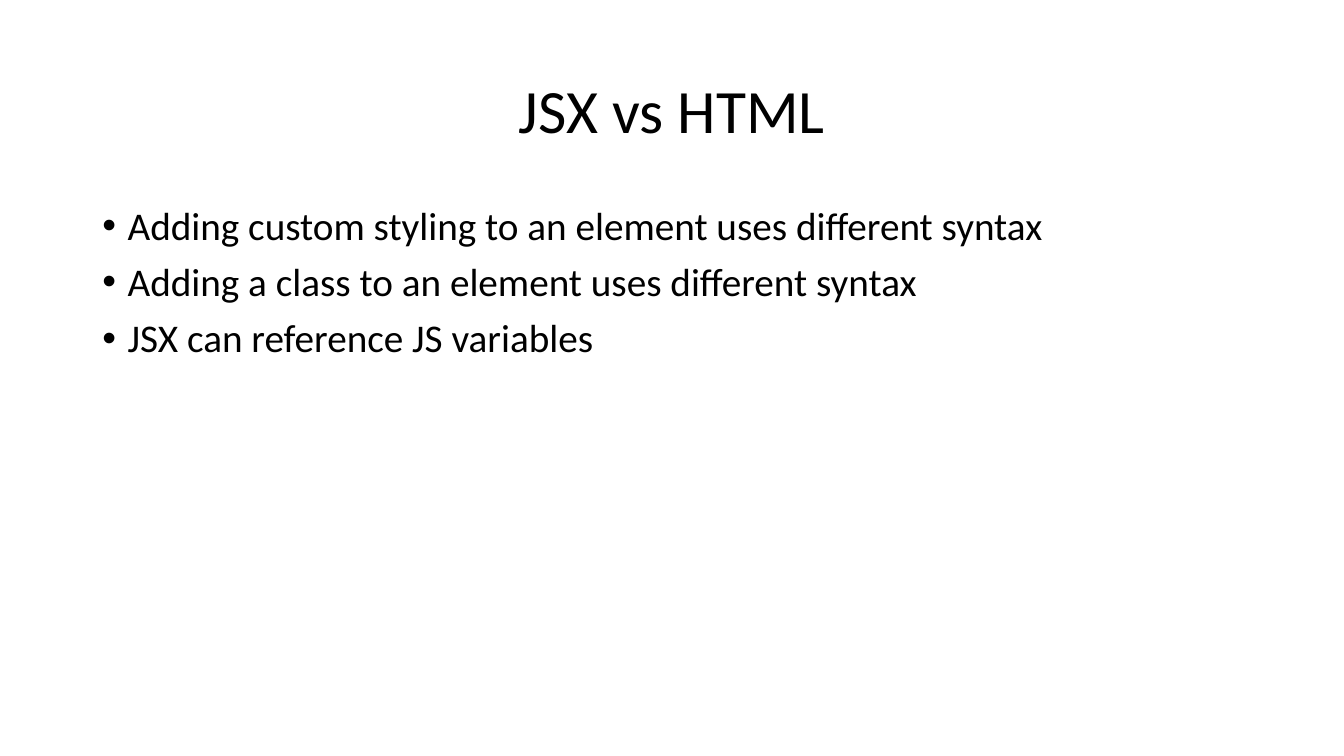
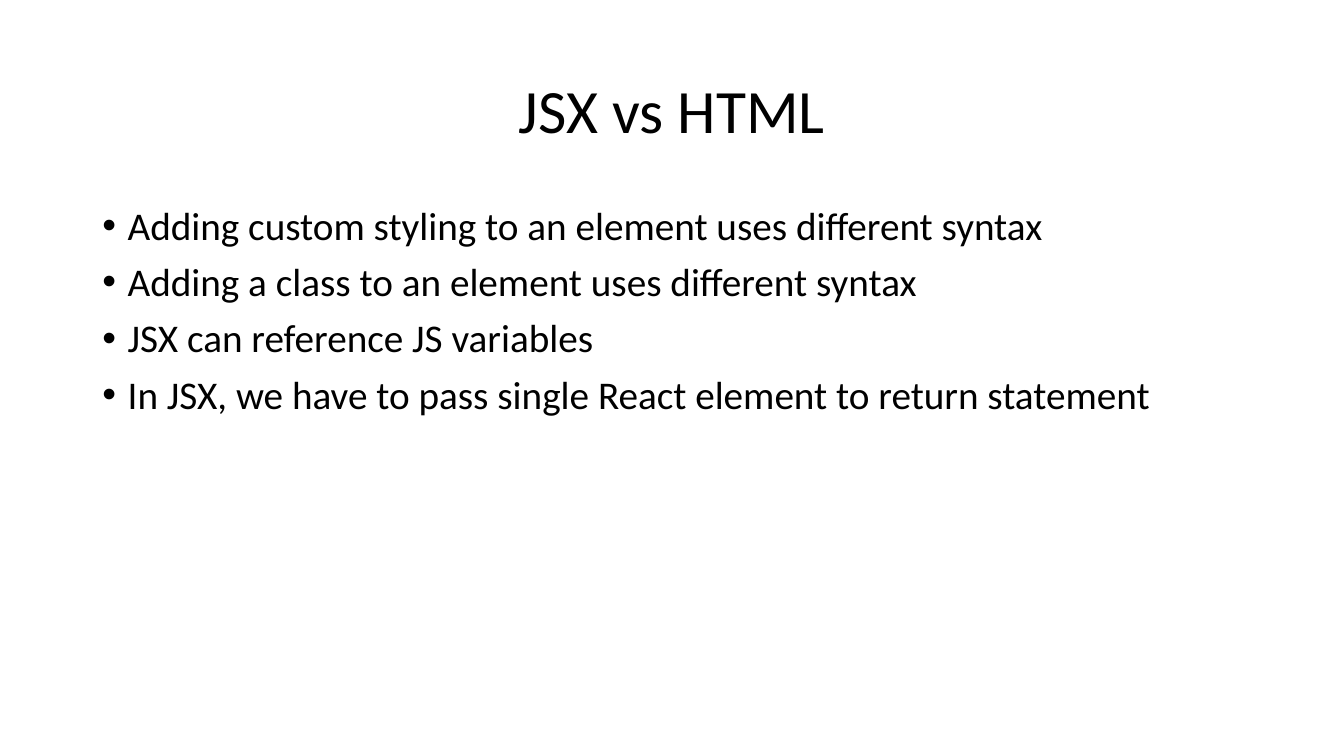
Before and after one commit to sreekanthkategaru/react, a slide deck: slide 8 of react_ppt.pptx. Drawn at 1344x756 pixels with LibreOffice and Linux fonts; fonts in the diff are those of the drawing. Boxes give left, top, right and bottom in pixels: in the first picture for what was removed or moved away, otherwise in the second. Text is boxed around its words. In the diff, an @@ line names an element or a change of style, - is before the commit and + after.

```diff
--- a/react_ppt.pptx
+++ b/react_ppt.pptx
@@ text at box(128, 381, 1149, 416): paragraph added @@
+• In JSX, we have to pass single React element to return statement
```
Also in this commit, not shown: 13 other files.
